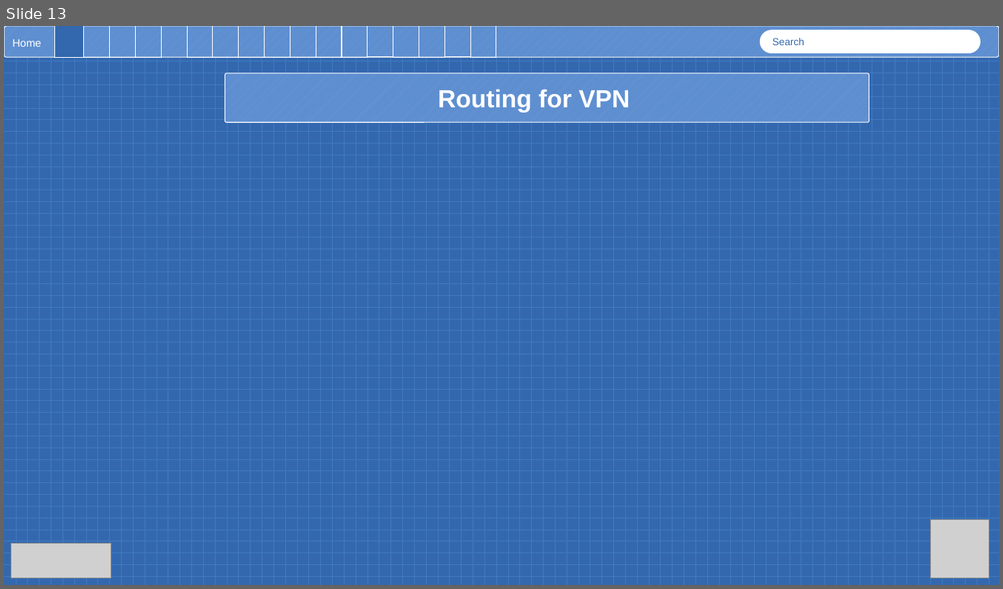
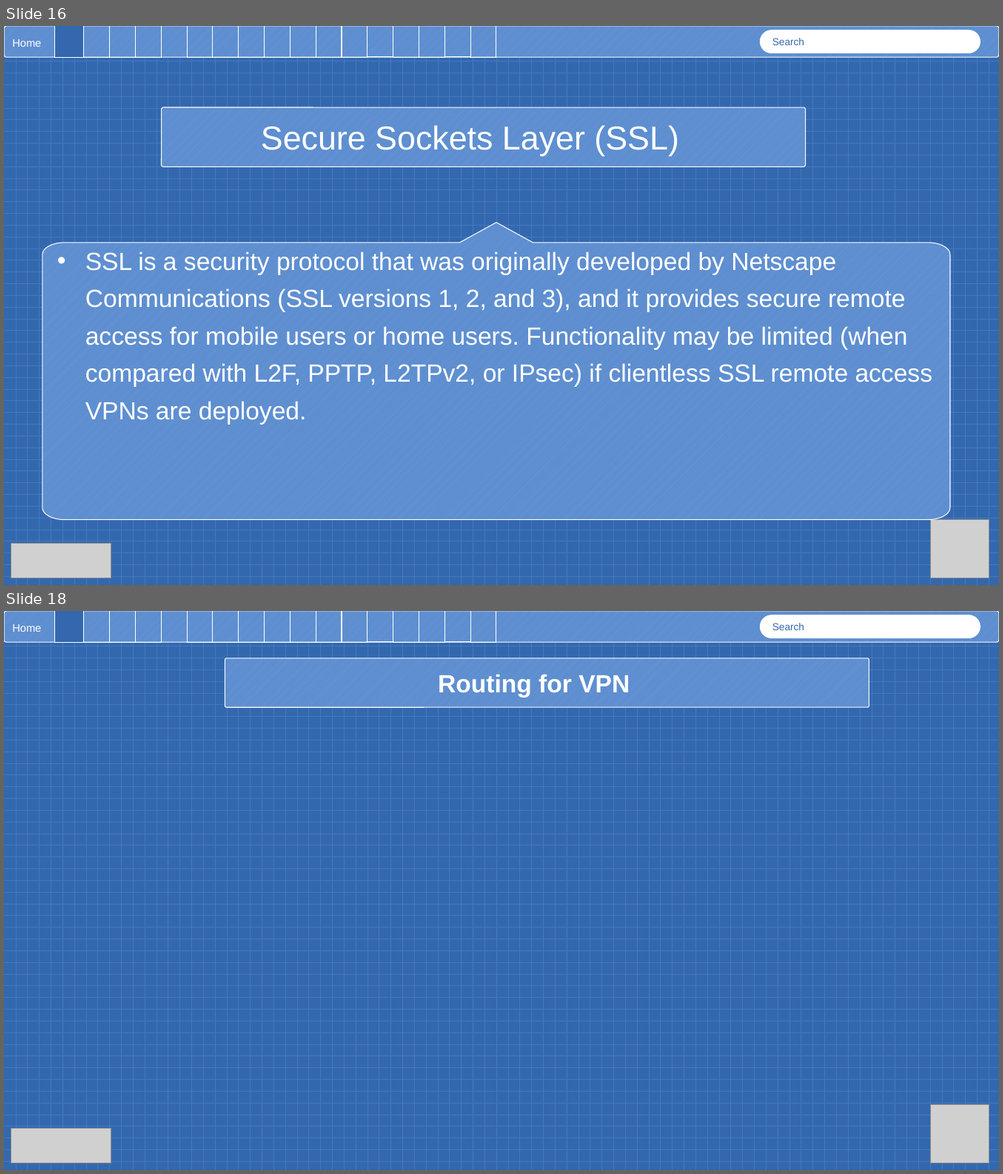
Before and after one commit to austinsonger/DataCommunicationsandNetworking-RobertMorrisUniversity, a slide deck: Virtual Private Networks.pptx. Shown one above the other, each under a label of ours: slide 13 before the commit, slides 16 and 18 after it; the slides between them are not shown. The pictures are 1003x589 and 1003x1174 pixels, drawn with LibreOffice and Linux fonts; fonts in the diff are those of the drawing; grey boxes stand for pictures. Boxes give left, top, right and bottom in pixels: in the first picture for what was removed or moved away, otherwise in the second. Text is boxed around its words. In the diff, an @@ line names an element or a change of style, - is before the commit and + after.

```diff
--- a/Virtual Private Networks.pptx
+++ b/Virtual Private Networks.pptx
@@ slide 16 added at <box>4,26,999,585</box>, background pattern #407AC0 on #3368AF @@
@@ rounded rectangle added at <box>4,26,999,57</box>, fill pattern #437CC9 on #6493D2, outline #FFFFFF 0.75 pt @@
@@ text added at <box>12,39,41,47</box>, 10.5 pt, text #FFFFFF @@
+Home
@@ rectangle added at <box>55,26,84,57</box>, fill #3368AF, outline #FFFFFF 0.75 pt @@
@@ rectangle added at <box>84,26,110,57</box>, outline #FFFFFF 0.75 pt @@
@@ rectangle added at <box>110,26,136,57</box>, outline #FFFFFF 0.75 pt @@
@@ rectangle added at <box>135,26,162,57</box>, outline #FFFFFF 0.75 pt @@
@@ rectangle added at <box>187,26,213,57</box>, outline #FFFFFF 0.75 pt @@
@@ rectangle added at <box>213,26,239,57</box>, outline #FFFFFF 0.75 pt @@
@@ rectangle added at <box>239,26,264,57</box>, outline #FFFFFF 0.75 pt @@
@@ rectangle added at <box>264,26,290,57</box>, outline #FFFFFF 0.75 pt @@
@@ rectangle added at <box>290,26,316,57</box>, outline #FFFFFF 0.75 pt @@
@@ rectangle added at <box>316,26,342,57</box>, outline #FFFFFF 0.75 pt @@
@@ rectangle added at <box>341,26,367,57</box>, outline #FFFFFF 0.75 pt @@
@@ rectangle added at <box>367,26,393,57</box>, outline #FFFFFF 0.75 pt @@
@@ rectangle added at <box>393,26,420,57</box>, outline #FFFFFF 0.75 pt @@
@@ rectangle added at <box>419,26,445,57</box>, outline #FFFFFF 0.75 pt @@
@@ rectangle added at <box>445,26,471,57</box>, outline #FFFFFF 0.75 pt @@
@@ rectangle added at <box>470,26,496,57</box>, outline #FFFFFF 0.75 pt @@
@@ rounded rectangle added at <box>760,30,980,53</box>, fill #FFFFFF, outline #FFFFFF 0.75 pt, 9.8 pt, text #3368AF @@
+Search
@@ rounded rectangle added at <box>162,107,805,167</box>, fill pattern #437CC9 on #6493D2, outline #FFFFFF 0.75 pt, 32 pt, text #FFFFFF @@
+Secure Sockets Layer (SSL)
@@ freeform shape added at <box>42,223,949,520</box>, fill pattern #437CC9 on #6493D2, outline #FFFFFF 0.75 pt, 24 pt, text #FFFFFF @@
+• SSL is a security protocol that was originally developed by Netscape Communications (SSL versions 1, 2, and 3), and it provides secure remote access for mobile users or home users. Functionality may be limited (when compared with L2F, PPTP, L2TPv2, or IPsec) if clientless SSL remote access VPNs are deployed.
@@ picture added at <box>930,520,989,579</box> @@
@@ picture added at <box>11,544,111,579</box> @@
@@ what was slide 13 is now slide 18 @@
```
Also in this commit, not shown: 4 slides changed, 8 other slides added, 12 slides removed.
